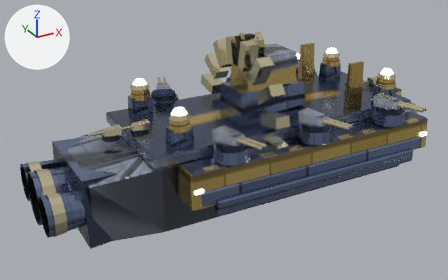
Two versions of the glTF model public/models/factions/faction-covenant/cruiser.glb, one commit apart.
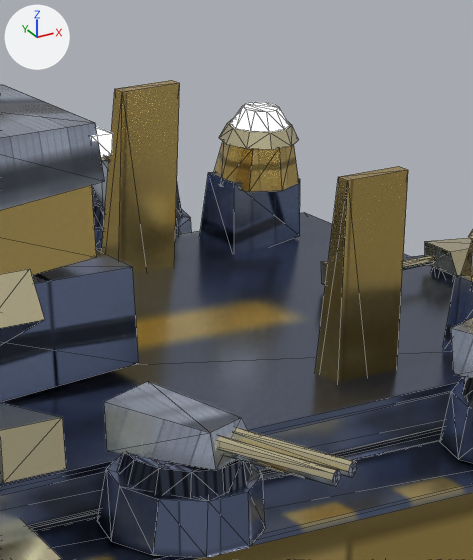
Each version is shown whole from a camera (50 mm lens) standing at (-28.9, -46.7, 20.9) and looking at (-3.0, 0.4, -2.6), then close up on the part from 62% to 84% of the width and 9% to 52% of the height. Every picture has the same lights, and +X, +Y and +Z are marked at upper left. The first two pictures are the older version. The close-ups show mesh edges as thin lines. Vertices at exactly the same position are counted once.

Names of what the first close-up shows: 'hull_body', 'sensor_tower', 'shield_pylons', 'weapon_turrets'.
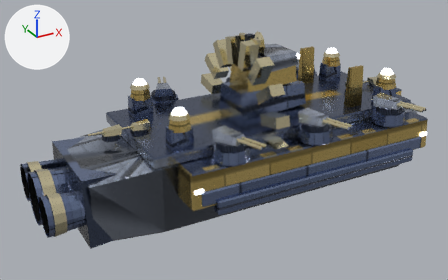
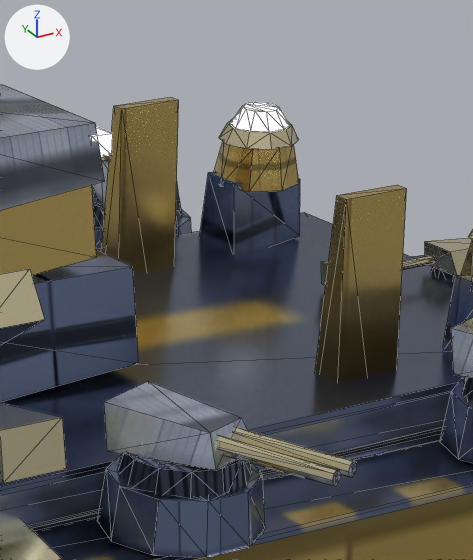
Where the change shows, as pixel boxes [x1, y1, x2, y2] in the close-ups (473 x 560 px; the box of a moved part takes in the faces that stretch with it):
'hull_body', reshaped, surface changed: before [0, 80, 473, 560]; after [0, 97, 473, 560]
part 1 of me_hull_body, moved or reshaped: before [101, 80, 180, 274]; after [101, 97, 179, 274]
part 2 of me_hull_body, moved or reshaped: before [315, 166, 408, 382]; after [315, 185, 407, 382]
part 3 of me_hull_body, surface changed: before [101, 83, 408, 382]; after [101, 100, 407, 382]

Patch to the scene script:
```diff
--- a/public/models/factions/faction-covenant/cruiser.glb.py
+++ b/public/models/factions/faction-covenant/cruiser.glb.py
@@ me_hull_body @@
 me_hull_body.from_pydata(...)  # 524 vertices, 924 faces; spans x -17.6..21.0, y -8.5..8.5, z -7.4..7.0
 # used by ob_hull_body; location = (0.0, 0.0, 0.0)
+# me_hull_body part 1: the loose piece of 8 vertices spanning x 7.9..9.4, y 3.2..4.4, z -4.2..4.3 is scaled about its middle by (1, 1, 0.909)
+# me_hull_body part 2: the loose piece of 8 vertices spanning x 7.9..9.4, y -4.4..-3.2, z -4.2..4.3 is scaled about its middle by (1, 1, 0.909)
+# me_hull_body part 3: texture (UV) coordinates of 136 of 924 faces, centred in x -2.1..9.4, y -6.9..6.9, z -6.1..6.2, changed; they spanned u 0.62..0.91, v 0.29..0.73 and now span u 0.07..0.93, v 0.3..0.73
 me_hull_body.materials.append(mat_faction_covenant_pbr)
```
